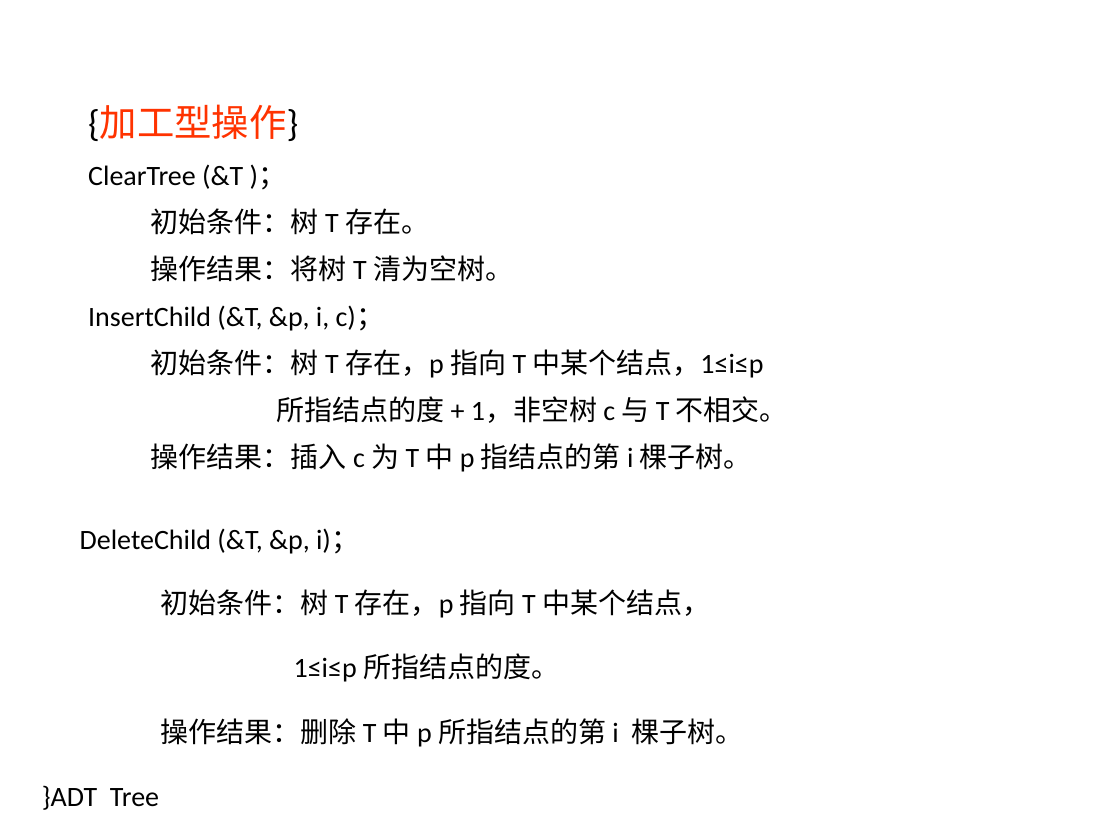
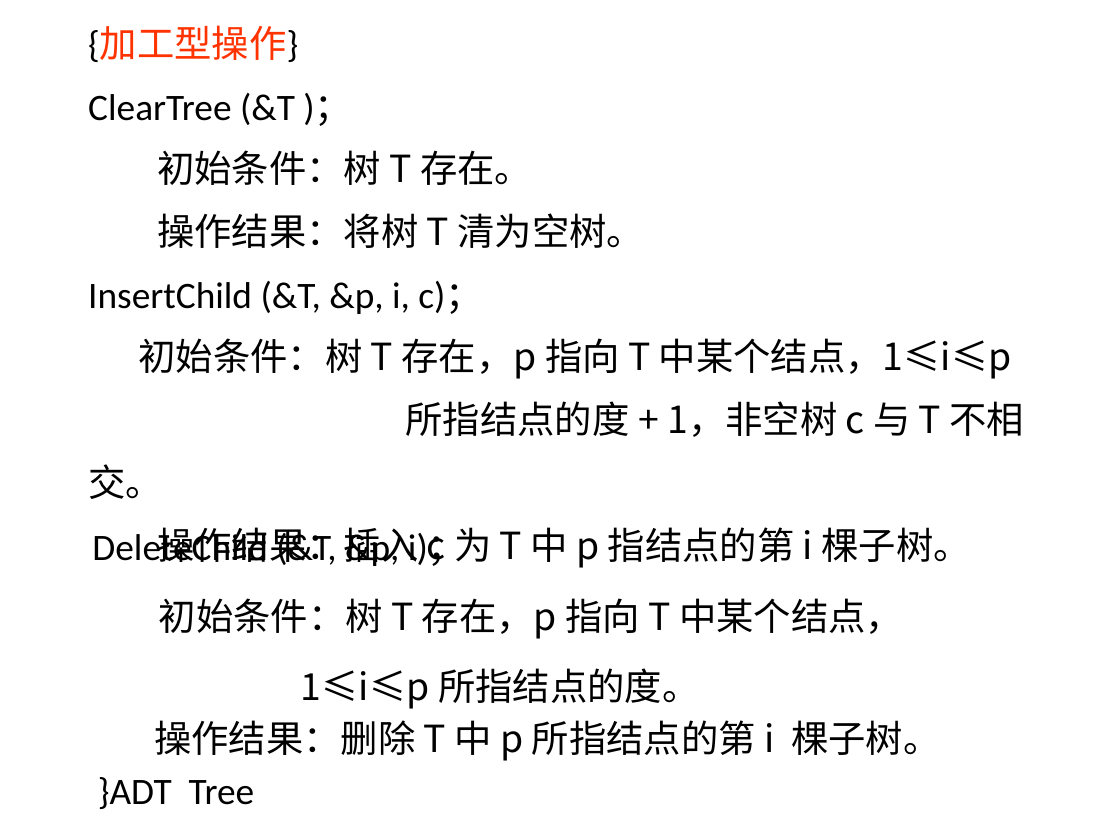
Before and after one commit to edu2act/course-datastructure, a slide deck: slide 15 of materials/slides/ds6.pptx. Drawn at 1120x840 pixels with LibreOffice and Linux fonts; fonts in the diff are those of the drawing. Boxes give left, top, right and bottom in pixels: in the first picture for what was removed or moved away, otherwise in the second. Text is boxed around its words. In the diff, an @@ line names an element or a change of style, - is before the commit and + after.

```diff
--- a/materials/slides/ds6.pptx
+++ b/materials/slides/ds6.pptx
@@ background #CCE8CF to #FFFFFF @@
@@ text "{加工型操作}": place and size @@
-text "{加工型操作}" at box(88, 105, 788, 472)
+text "{加工型操作}" at box(88, 26, 1025, 568)
@@ text at box(88, 93, 1025, 568): size 18 to 24 pt; font Calibri to Noto Sans CJK SC in "初始条件：树 T 存在。", "操作结果：将树 T 清为空树。", "初始条件：树 T 存在，p 指向 T 中某个结点，1≤i≤p", "所指结点的度 + 1，非空树 c 与 T 不相交。" and 1 more places @@
@@ text "DeleteChild (&T, &p, i)；": place and size @@
-text "DeleteChild (&T, &p, i)；" at box(42, 528, 743, 810)
+text "DeleteChild (&T, &p, i)；" at box(92, 529, 940, 809)
@@ text "DeleteChild (&T, &p, i)；" at box(92, 529, 940, 809): size 18 to 24 pt; font Calibri to Noto Sans CJK SC in "初始条件：树 T 存在，p 指向 T 中某个结点，", "1≤i≤p 所指结点的度。", "操作结果：删除 T 中 p 所指结点的第 i 棵子树。"; line spacing 1.75 to 1.4; more space between paragraphs; indent changed; line spacing 1.75 to 1; list level 1 to 2 in "}ADT Tree" @@
```
Also in this commit, not shown: 123 other slides changed, 1 slide added, 17 other files.
